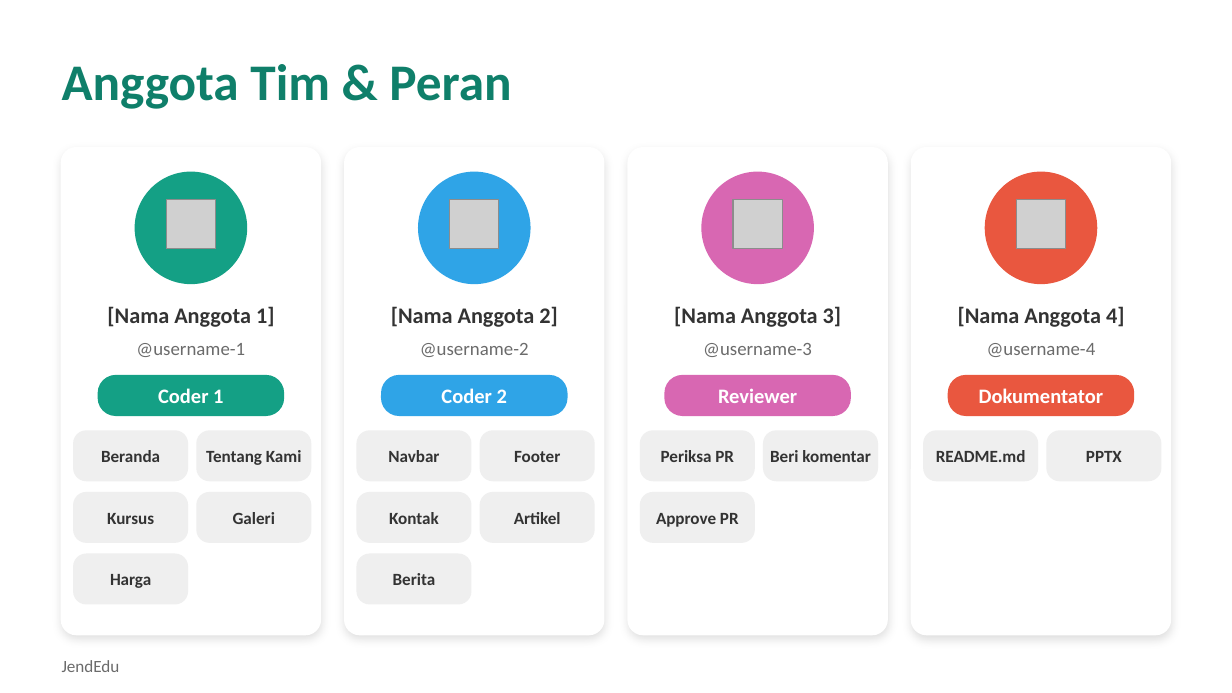
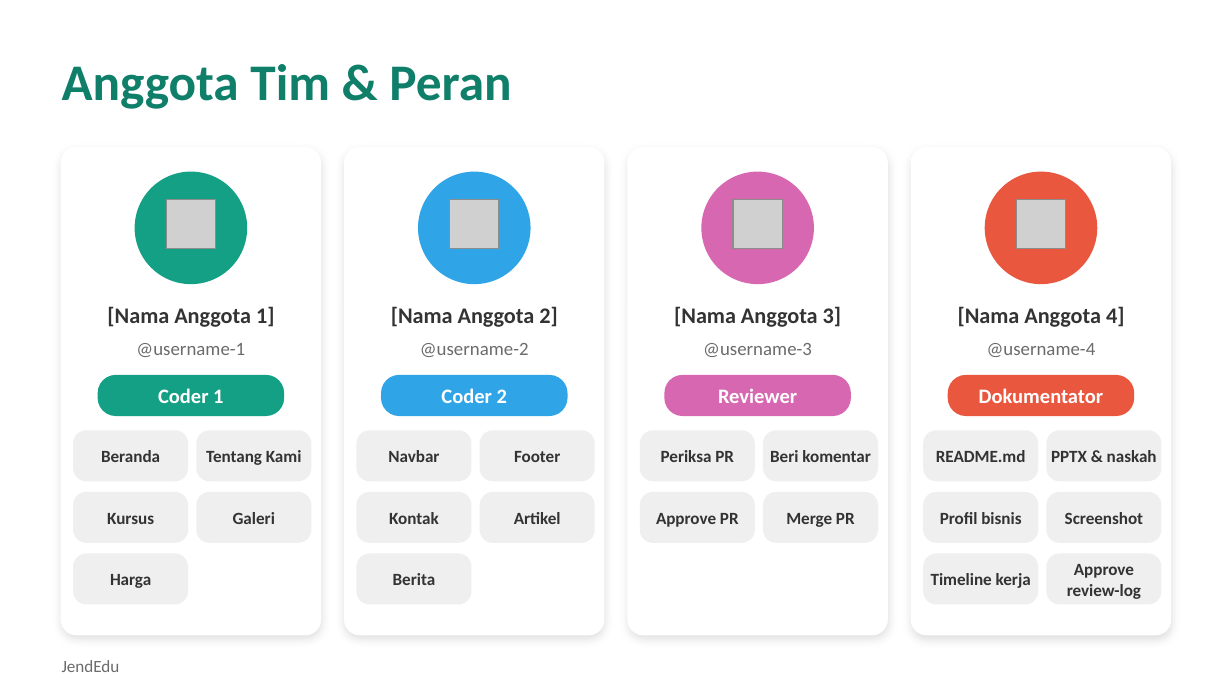
Before and after one commit to Borayaa/JendEdu-template, a slide deck: slide 2 of presentasi/JendEdu-Presentasi-dengan-Naskah.pptx. Drawn at 1232x693 pixels with LibreOffice and Linux fonts; fonts in the diff are those of the drawing; grey boxes stand for pictures. Boxes give left, top, right and bottom in pixels: in the first picture for what was removed or moved away, otherwise in the second. Text is boxed around its words. In the diff, an @@ line names an element or a change of style, - is before the commit and + after.

```diff
--- a/presentasi/JendEdu-Presentasi-dengan-Naskah.pptx
+++ b/presentasi/JendEdu-Presentasi-dengan-Naskah.pptx
@@ text at box(1051, 450, 1157, 462): text changed @@
-PPTX
+PPTX & naskah
@@ rounded rectangle added at box(764, 493, 877, 542), fill #EFEFEF, outline #EFEFEF 1 pt @@
@@ rounded rectangle added at box(924, 493, 1037, 542), fill #EFEFEF, outline #EFEFEF 1 pt @@
@@ rounded rectangle added at box(1047, 493, 1161, 542), fill #EFEFEF, outline #EFEFEF 1 pt @@
@@ text added at box(786, 513, 855, 527), 10 pt, text #333333, bold @@
+Merge PR
@@ text added at box(940, 512, 1021, 524), 10 pt, text #333333, bold @@
+Profil bisnis
@@ text added at box(1065, 512, 1143, 524), 10 pt, text #333333, bold @@
+Screenshot
@@ rounded rectangle added at box(924, 554, 1037, 604), fill #EFEFEF, outline #EFEFEF 1 pt @@
@@ rounded rectangle added at box(1047, 554, 1161, 604), fill #EFEFEF, outline #EFEFEF 1 pt @@
@@ text added at box(1067, 564, 1141, 599), 10 pt, text #333333, bold @@
+Approve review-log
@@ text added at box(931, 573, 1031, 588), 10 pt, text #333333, bold @@
+Timeline kerja
```
Also in this commit, not shown: 3 other slides changed, 5 slides added, 25 other files.
